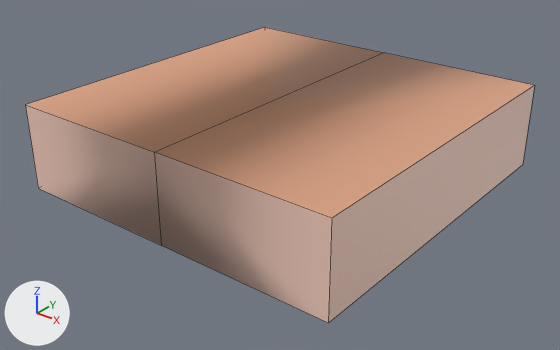
A saved change to the FBX model Assets/FBX/Modular Terrain/Turret_Tile_Coast_4x4.fbx.
Before and after are seen from a camera (50 mm lens) standing at (5.0, -6.4, 3.94) and looking at (0.05, -0.21, 0.11). Arrows for +X, +Y and +Z are at lower left; the lights stay in place. Mesh edges are drawn as thin lines.

Script lines for the objects in view, before the commit:
```python
me_cube = bpy.data.meshes.new('Cube')
me_cube.from_pydata(...)  # 12 vertices, 11 faces; spans x -2.0..2.0, y -2.0..2.0, z 0.0..1.0
me_cube.materials.append(mat_material)  # picture img_palette_pixel_png
ob_cube = bpy.data.objects.new('Cube', me_cube)
ob_cube.location = (0.0, 0.0, 0.0)
```
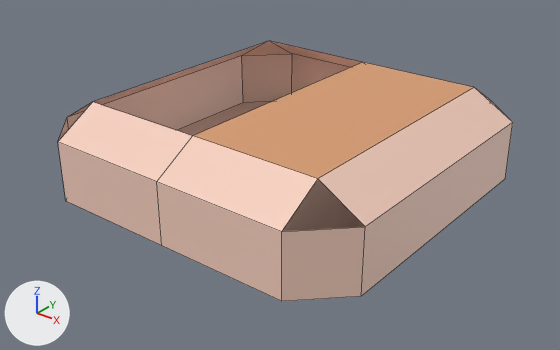
Where the change shows, as pixel boxes (x1, y1, x2, y2) in the pictures (560 x 350 px):
```json
{"object": "Cube", "change": "reshaped, turned", "before": [26, 27, 534, 323], "after": [58, 41, 513, 301]}
```

Scene script edits in JSON lines:
```json
{"block": "me_cube", "where": "# used by ob_cube; location = (0.0, 0.0, 0.0)"}
{"op": "remove", "block": "me_cube", "code": "me_cube.from_pydata(...)  # 12 vertices, 11 faces; spans x -2.0..2.0, y -2.0..2.0, z 0.0..1.0"}
{"op": "add", "block": "me_cube", "code": "me_cube.from_pydata(...)  # 26 vertices, 21 faces; spans x -2.0..2.0, y 0.0..1.0, z -2.0..2.0"}
{"block": "me_cube", "change": "me_cube part 1: the whole mesh is rebuilt"}
{"op": "set", "path": "ob_cube.rotation_euler", "old": "(0.0, 0.0, 0.0)", "new": "(1.571, 0.0, 0.0)", "note": "degrees (0, 0, 0) -> degrees (90, 0, 0)"}
```
